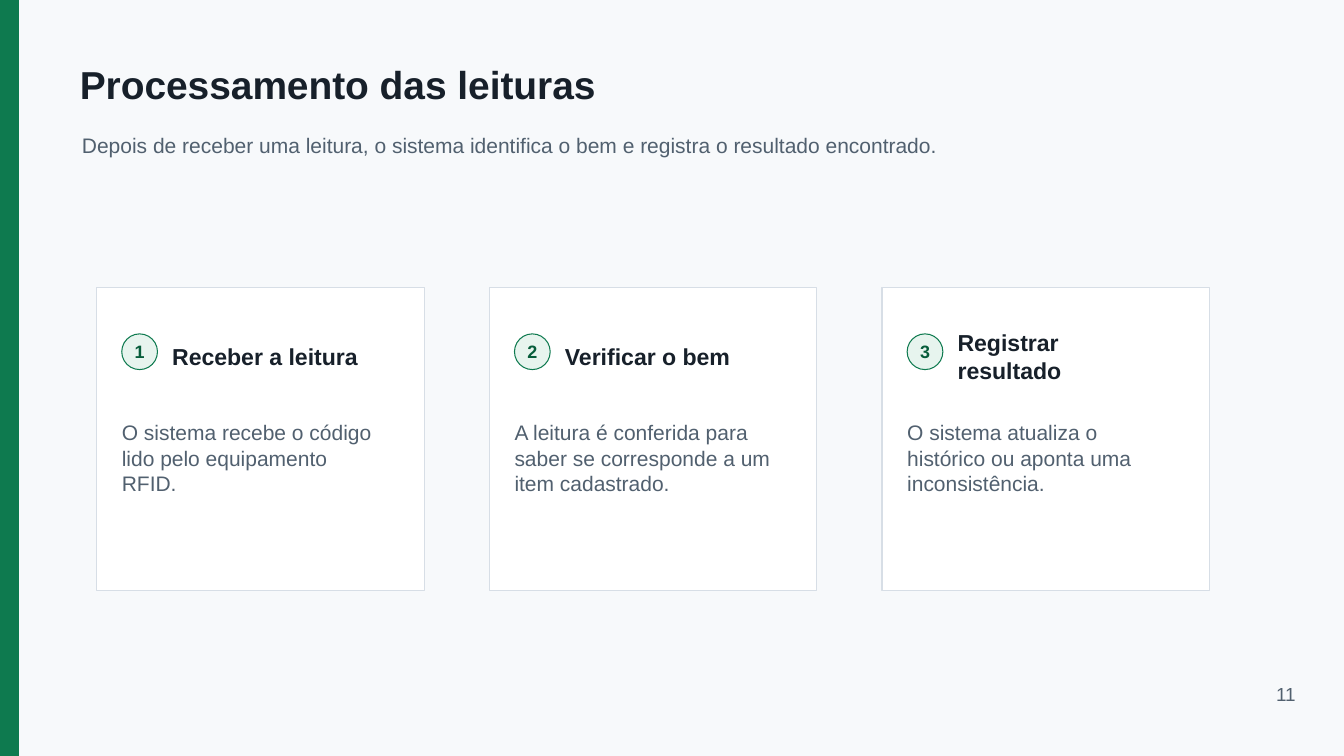
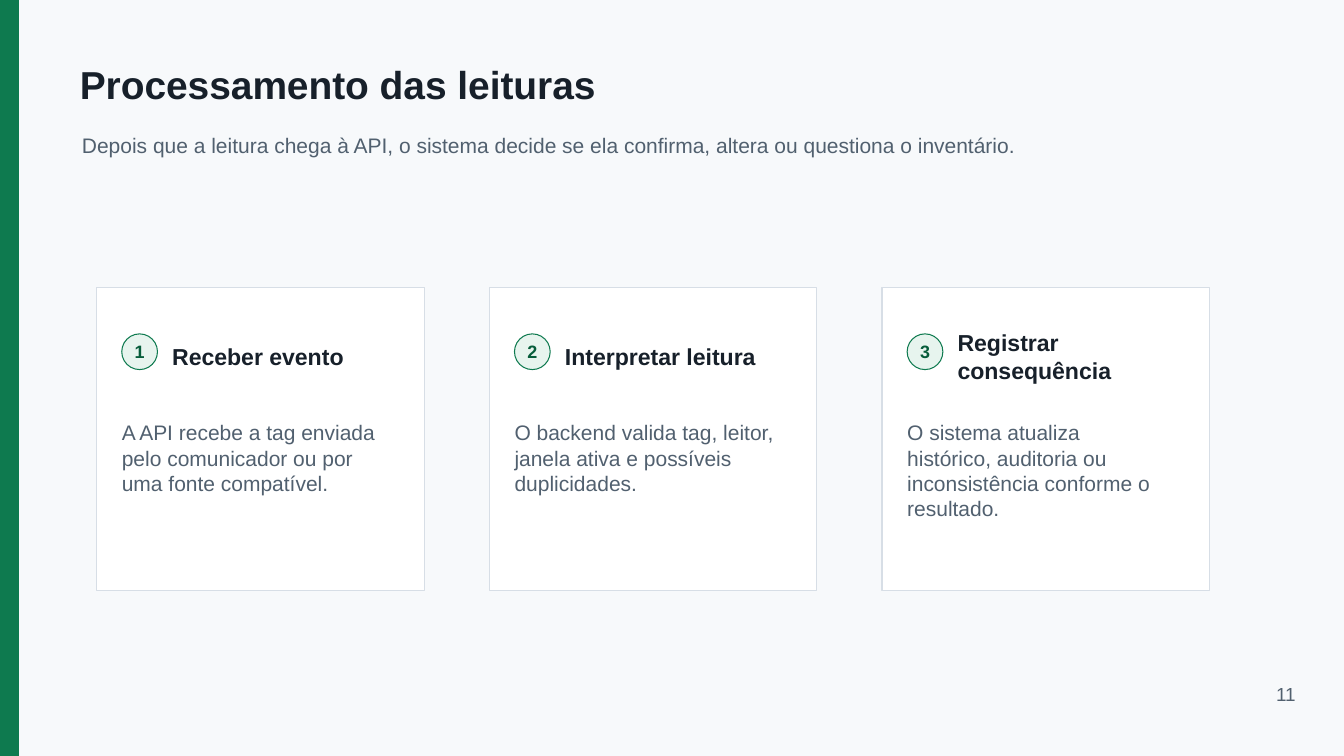
Before and after one commit to EzekLobo/InventoryRFID, a slide deck: slide 11 of docs/tcc/apresentacao-inventoryrfid-15min.pptx. Drawn at 1344x756 pixels with LibreOffice and Linux fonts; fonts in the diff are those of the drawing. Boxes give left, top, right and bottom in pixels: in the first picture for what was removed or moved away, otherwise in the second. Text is boxed around its words. In the diff, an @@ line names an element or a change of style, - is before the commit and + after.

```diff
--- a/docs/tcc/apresentacao-inventoryrfid-15min.pptx
+++ b/docs/tcc/apresentacao-inventoryrfid-15min.pptx
@@ text at bbox=[82, 137, 1015, 157]: text changed @@
-Depois de receber uma leitura, o sistema identifica o bem e registra o resultado encontrado.
+Depois que a leitura chega à API, o sistema decide se ela confirma, altera ou questiona o inventário.
@@ text at bbox=[172, 348, 343, 366]: text changed @@
-Receber a leitura
+Receber evento
@@ text at bbox=[565, 348, 755, 370]: text changed @@
-Verificar o bem
+Interpretar leitura
@@ text at bbox=[958, 334, 1112, 384]: text changed @@
-Registrar resultado
+Registrar consequência
@@ text at bbox=[122, 425, 374, 495]: text changed @@
-O sistema recebe o código lido pelo equipamento RFID.
+A API recebe a tag enviada pelo comunicador ou por uma fonte compatível.
@@ text at bbox=[515, 425, 773, 495]: text changed @@
-A leitura é conferida para saber se corresponde a um item cadastrado.
+O backend valida tag, leitor, janela ativa e possíveis duplicidades.
@@ text at bbox=[907, 425, 1150, 516]: text changed @@
-O sistema atualiza o histórico ou aponta uma inconsistência.
+O sistema atualiza histórico, auditoria ou inconsistência conforme o resultado.
```
Also in this commit, not shown: 13 other slides changed, 4 slides added, 3 slides removed.
